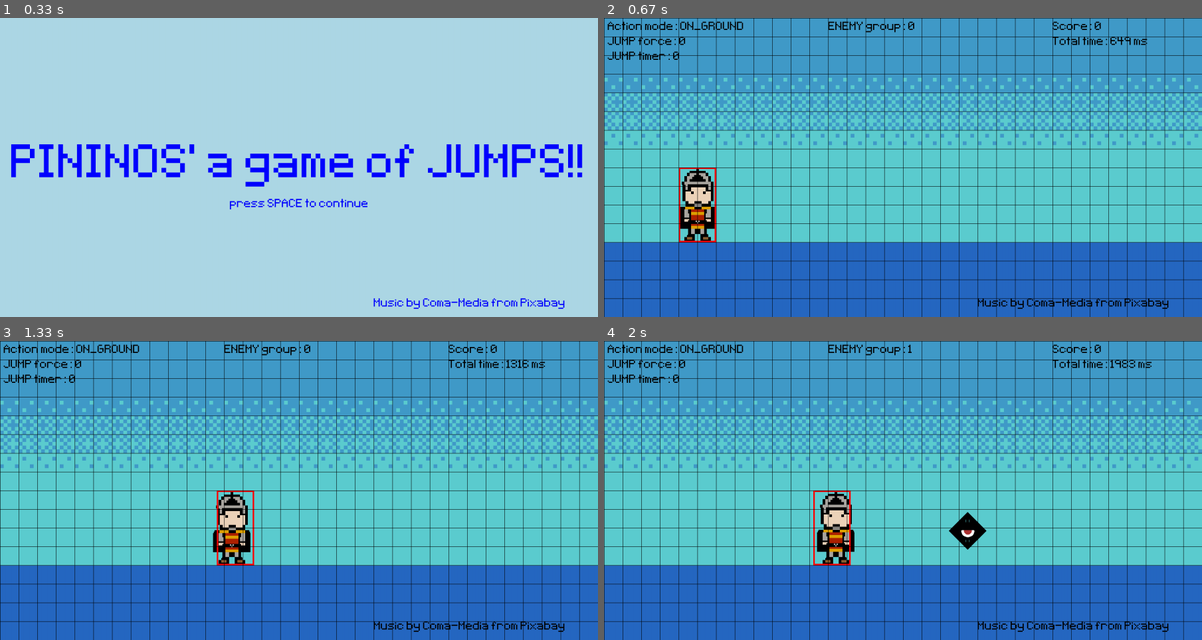
Above: before the commit, frames 1-4 (two rows, left to right).
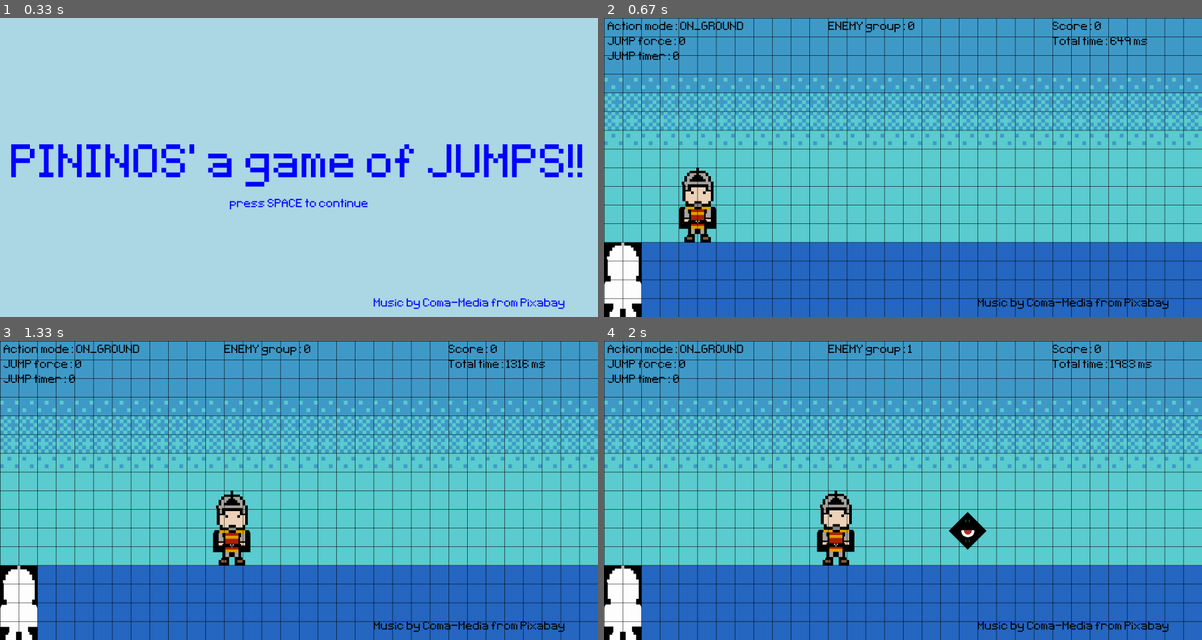
Above: after the commit, the same moments.

Repository: alo40/pygame_pininos
Game: pygame game, started from pininos_main.py
The game is run twice, just before and just after one commit, with the same random seed, the same clock (stepped at 60 frames per second) and the same inputs.
Inputs:
- Up to frame 1 (0.33 s): no input
- Up to frame 2 (0.67 s): tap Space at 0.33 s
- Up to frame 3 (1.33 s): hold Right 0.67-1.13 s; hold Right from 1.17 s (still down)
- Up to frame 4 (2 s): release Right at 1.63 s; hold Left from 1.67 s (still down)

Frame 1 is identical in both runs. In frame 2, 1.8% of the frame differs, in the area x 0-19%, y 50-100%; in frame 3, 1.8%, in the area x 0-43%, y 50-100%; in frame 4, 1.8%.

Commit message:
added hero mask preview in screen (testing)

Diff:
--- a/pininos_main.py
+++ b/pininos_main.py
@@ -108,7 +108,7 @@
         self.mask = pg.mask.from_surface(self.image)
 
         # only for testing
-        self.draw_boundaries()
+        # self.draw_boundaries()
         # self.draw_mask_outline()
 
     def standing(self):
@@ -460,8 +460,8 @@
         # game mode: GAME START/OVER/NEXT
         #####################################################################################
         if game_mode == Game.START \
-        or game_mode == Game.OVER \
-        or game_mode == Game.NEXT:
+                or game_mode == Game.OVER \
+                or game_mode == Game.NEXT:
 
             # colors
             if game_mode == Game.START:
@@ -588,6 +588,10 @@
             # draw second hero using sprites
             hero.draw(screen)
             hero.update()
+
+            mask = hero.sprite.mask
+            mask_surface = mask.to_surface()
+            screen.blit(mask_surface, (0, 600))
 
             # draws class Enemy
             enemy_group.draw(screen)
@@ -609,8 +613,9 @@
             # if len(enemy_group) > 0:
             for enemy in enemy_group.sprites():
                 if hero.sprite.rect.bottom < enemy.rect.top \
-                and enemy.rect.x < hero.sprite.rect.x < enemy.rect.x + 50 \
-                and not enemy.hero_dodge:
+                    and enemy.rect.x < hero.sprite.rect.x < enemy.rect.x + 50 \
+                        and not enemy.hero_dodge:
+
                     game_score += 1
                     enemy.hero_dodge = True  # to avoid more than one score increment
 
